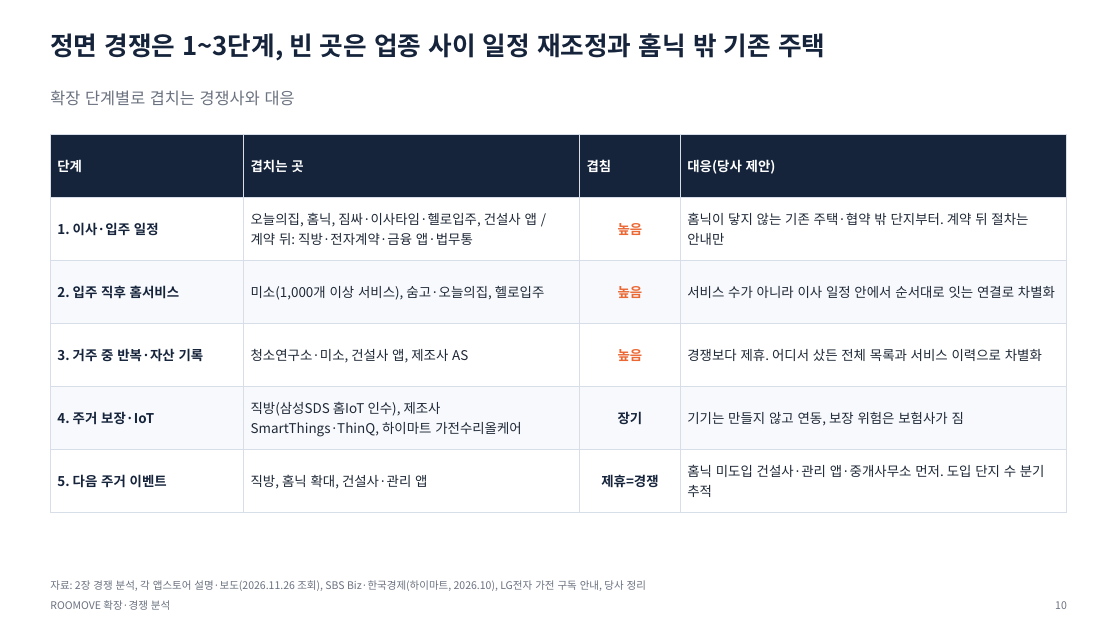
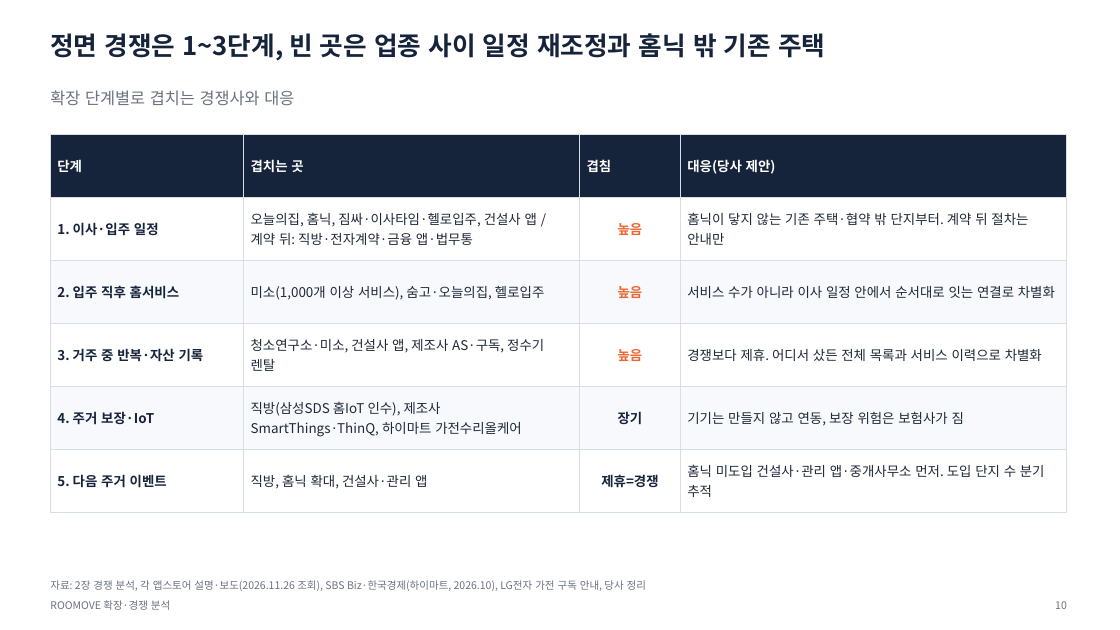
Before and after one commit to stwpst10-collab/teoo, a slide deck: slide 10 of 20-ROOMOVE/산출물/ROOMOVE 확장·경쟁 분석 발표 2026-11-27 v2.pptx. Drawn at 1120x630 pixels with LibreOffice and Linux fonts; fonts in the diff are those of the drawing. Boxes give left, top, right and bottom in pixels: in the first picture for what was removed or moved away, otherwise in the second. Text is boxed around its words. In the diff, an @@ line names an element or a change of style, - is before the commit and + after.

```diff
--- a/20-ROOMOVE/산출물/ROOMOVE 확장·경쟁 분석 발표 2026-11-27 v2.pptx
+++ b/20-ROOMOVE/산출물/ROOMOVE 확장·경쟁 분석 발표 2026-11-27 v2.pptx
@@ table at [50,134,1067,513] @@
-row 4, column 2: 청소연구소·미소, 건설사 앱, 제조사 AS
+row 4, column 2: 청소연구소·미소, 건설사 앱, 제조사 AS·구독, 정수기 렌탈
```
Also in this commit, not shown: 1 other slide changed, 4 other files.
